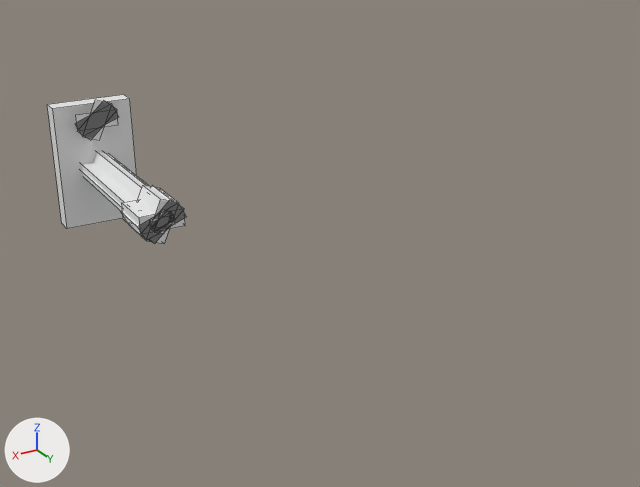
The OBJ model src/main/resources/assets/mareeletrica/models/block/paint_ump45_view_1.obj: old version first, new version second.
One viewpoint serves both versions: a 50 mm lens placed at (0.81, 1.165, 0.874), pointed at (0.434, 0.539, 0.561). Every picture has the same lights, and +X, +Y and +Z are marked at lower left. The older version comes first. Mesh edges are drawn as thin lines. Where no turn or scale is listed for an object, it has been applied to the vertices. Vertices at exactly the same position are counted once.

Objects in the first picture: 'paint_ump45_view_1'.
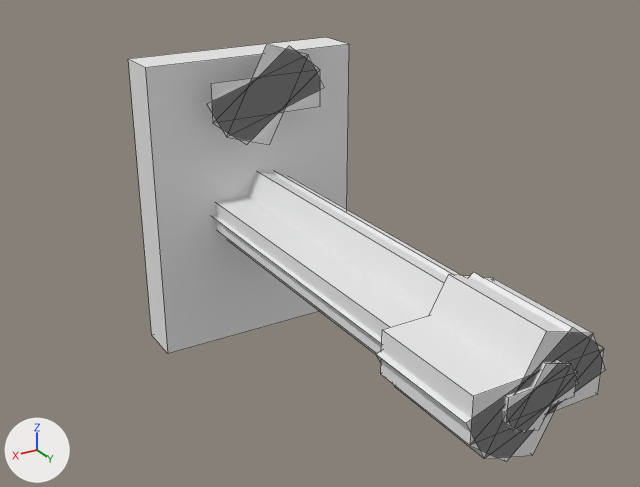
The change, as a list of edits to the scene's bpy script:
```text
Change me_paint_ump45_view_1:
    used by ob_paint_ump45_view_1; location = (0.0, 0.0, 0.0)
    verts and faces of me_paint_ump45_view_1; kept vertices keep their numbers, new ones are numbered from 96
    remove me_paint_ump45_view_1.from_pydata(...)  # 96 vertices, 77 faces; spans x 0.452..0.548, y 0.083..0.322, z 0.447..0.61
    add me_paint_ump45_view_1.from_pydata(...)  # 96 vertices, 77 faces; spans x 0.412..0.588, y 0.513..0.879, z 0.498..0.749
    me_paint_ump45_view_1 part 1: the loose piece of 12 vertices spanning x 0.486..0.514, y 0.32..0.322, z 0.508..0.533 is scaled about its middle by (1.81, 1.54, 1.53), then moved by (0.0, 0.556, 0.091)
    me_paint_ump45_view_1 part 2: the loose piece of 12 vertices spanning x 0.485..0.515, y 0.32..0.322, z 0.507..0.534 is scaled about its middle by (1.81, 1.54, 1.53), then moved by (0.0, 0.556, 0.091)
    me_paint_ump45_view_1 part 3: the loose piece of 12 vertices spanning x 0.474..0.526, y 0.268..0.321, z 0.497..0.544 is scaled about its middle by (1.81, 1.53, 1.53), then moved by (0.0, 0.542, 0.091)
    me_paint_ump45_view_1 part 4: the loose piece of 12 vertices spanning x 0.472..0.528, y 0.268..0.321, z 0.495..0.546 is scaled about its middle by (1.81, 1.53, 1.53), then moved by (0.0, 0.542, 0.091)
    me_paint_ump45_view_1 part 5: the loose piece of 6 vertices spanning x 0.474..0.526, y 0.121, z 0.562..0.609 is scaled about its middle by (1.81, 1, 1.53), then moved by (0.0, 0.45, 0.125)
    me_paint_ump45_view_1 part 6: the loose piece of 6 vertices spanning x 0.472..0.528, y 0.121, z 0.56..0.61 is scaled about its middle by (1.81, 1, 1.53), then moved by (0.0, 0.45, 0.125)
    me_paint_ump45_view_1 part 7: the loose piece of 8 vertices spanning x 0.452..0.548, y 0.083..0.106, z 0.447..0.603 is scaled about its middle by (1.81, 1.53, 1.53), then moved by (0.0, 0.436, 0.093)
    me_paint_ump45_view_1 part 8: the loose piece of 8 vertices spanning x 0.452..0.548, y 0.083..0.106, z 0.447..0.603 is copied, and the copy is scaled about its middle by (0.784, 13.4, 0.156), then moved by (0.0, 0.589, 0.086); it spans x 0.462..0.538, y 0.526..0.841, z 0.599..0.623
    me_paint_ump45_view_1 part 9: the loose piece of 12 vertices spanning x 0.479..0.521, y 0.092..0.297, z 0.501..0.539 is deleted
    me_paint_ump45_view_1 part 10: the loose piece of 8 vertices spanning x 0.477..0.523, y 0.092..0.297, z 0.506..0.535 is deleted
    me_paint_ump45_view_1 part 11: the loose piece of 8 vertices spanning x 0.484..0.516, y 0.092..0.297, z 0.5..0.541 is deleted
    me_paint_ump45_view_1 part 12
    add verts[96] = (0.459, 0.526, 0.611)
    add verts[97] = (0.471, 0.526, 0.633)
    add verts[98] = (0.529, 0.526, 0.589)
    add verts[99] = (0.541, 0.526, 0.611)
    add verts[100] = (0.462, 0.526, 0.623)
    add verts[101] = (0.484, 0.526, 0.64)
    add verts[102] = (0.516, 0.526, 0.582)
    add verts[103] = (0.538, 0.526, 0.599)
    add verts[104] = (0.5, 0.526, 0.643)
    add verts[105] = (0.5, 0.526, 0.579)
    add for new, old in zip([*range(106, 116)], [*range(96, 106)]): verts[new] = verts[old] + (0.0, 0.315, 0.0)
    add faces += [(106, 107, 109, 108), (96, 97, 107, 106), (98, 108, 109, 99), (96, 106, 108, 98), (97, 99, 109, 107), (110, 111, 113, 112)]
    add faces += [(100, 101, 111, 110), (102, 112, 113, 103), (100, 110, 112, 102), (101, 103, 113, 111), (107, 114, 108, 115), (97, 104, 114, 107)]
    add faces += [(98, 105, 115, 108), (97, 107, 115, 105), (98, 108, 114, 104)]
```

Where the change shows, as pixel boxes [x1, y1, x2, y2] in the pictures (640 x 487 px; the box of a moved part takes in the faces that stretch with it):
'paint_ump45_view_1', reshaped (242% wider, 184% taller): before [47, 95, 186, 244]; after [128, 37, 606, 462]
part 1 of me_paint_ump45_view_1, moved or reshaped: before [150, 210, 175, 234]; after [503, 360, 577, 433]
part 2 of me_paint_ump45_view_1, moved or reshaped: before [149, 210, 176, 234]; after [501, 362, 578, 431]
part 3 of me_paint_ump45_view_1, moved or reshaped: before [122, 185, 185, 244]; after [381, 272, 604, 462]
part 4 of me_paint_ump45_view_1, moved or reshaped: before [121, 185, 186, 244]; after [376, 274, 606, 459]
part 5 of me_paint_ump45_view_1, moved or reshaped: before [75, 101, 118, 140]; after [211, 46, 320, 145]
part 6 of me_paint_ump45_view_1, moved or reshaped: before [75, 100, 119, 140]; after [207, 44, 325, 145]
part 7 of me_paint_ump45_view_1, moved or reshaped: before [47, 95, 136, 229]; after [128, 37, 349, 354]
part 8 of me_paint_ump45_view_1, added: after [215, 196, 427, 354]
part 9 of me_paint_ump45_view_1, deleted: before [82, 152, 147, 211]
part 10 of me_paint_ump45_view_1, deleted (mostly hidden): before [81, 170, 122, 208]
part 11 of me_paint_ump45_view_1, deleted: before [94, 152, 151, 200]
part 12 of me_paint_ump45_view_1, added: after [213, 171, 462, 355]
